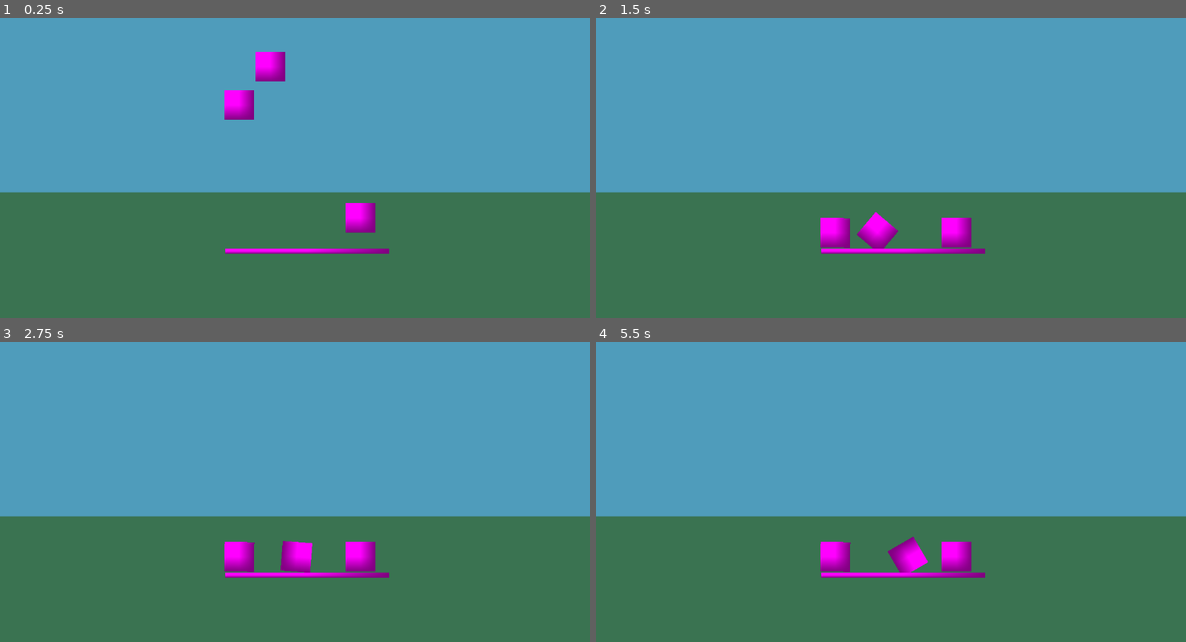
Above: before the commit, frames 1-4 (two rows, left to right).
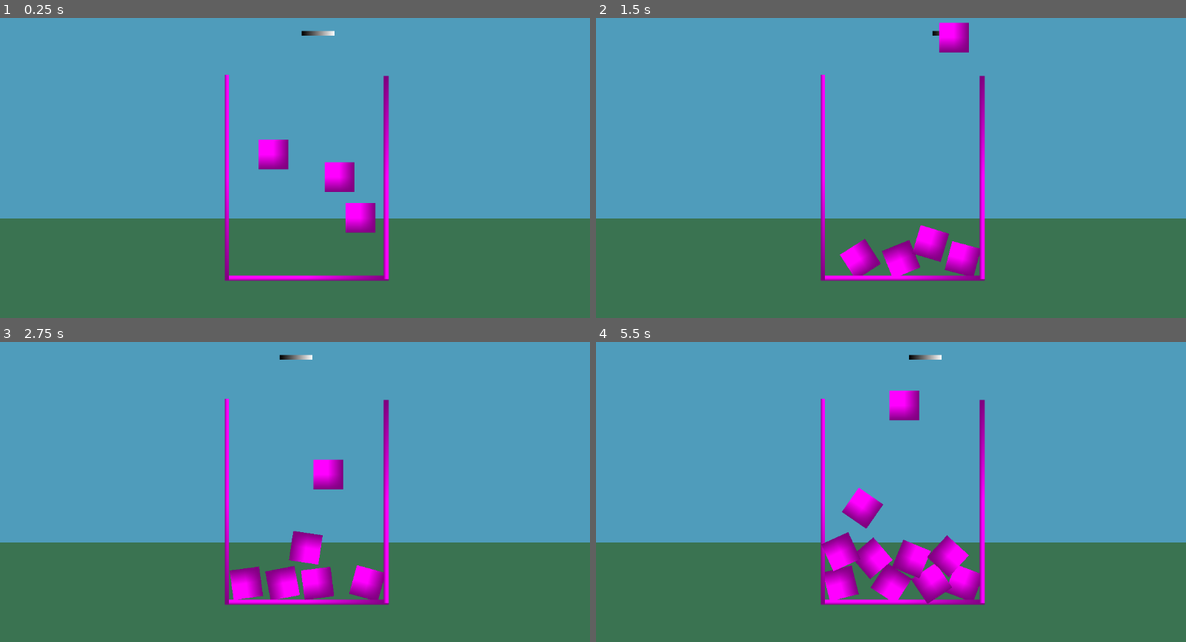
Above: after the commit, the same moments.

Repository: ClebMartin/GMTKGameJam2025
Game: Godot game, scene res://scenes/game.tscn
Same seed, same stepped clock (60 frames per second), same inputs: the game is played once before the commit and once after it.
Inputs:
- Up to frame 1 (0.25 s): no input
- Up to frame 2 (1.5 s): hold Space (drop, bound only after the commit) 0.53-1.28 s; tap Space (drop, bound only after the commit) at 1.35 s
- Up to frame 3 (2.75 s): hold Space (drop, bound only after the commit) from 2.03 s (still down)
- Up to frame 4 (5.5 s): release Space (drop, bound only after the commit) at 2.78 s; tap Space (drop, bound only after the commit) at 2.85, 4.35 s; hold Space (drop, bound only after the commit) 3.53-4.28 s; hold Space (drop, bound only after the commit) from 5.03 s (still down)

The runs differ from the first frame. In frame 1, 13% of the frame differs, in the area x 0-100%, y 4-88%; in frame 2, 14%; in frame 3, 14%; in frame 4, 15%.

Commit message:
Add Player Controller

Diff:
--- a/gmtk-game-jam-2025/project.godot
+++ b/gmtk-game-jam-2025/project.godot
@@ -14,3 +14,11 @@
 run/main_scene="uid://bpbhwm5mdm2e0"
 config/features=PackedStringArray("4.4", "Forward Plus")
 config/icon="res://icon.svg"
+
+[input]
+
+drop={
+"deadzone": 0.2,
+"events": [Object(InputEventKey,"resource_local_to_scene":false,"resource_name":"","device":-1,"window_id":0,"alt_pressed":false,"shift_pressed":false,"ctrl_pressed":false,"meta_pressed":false,"pressed":false,"keycode":0,"physical_keycode":32,"key_label":0,"unicode":32,"location":0,"echo":false,"script":null)
+]
+}
--- a/gmtk-game-jam-2025/scenes/basket.tscn
+++ b/gmtk-game-jam-2025/scenes/basket.tscn
@@ -1,9 +1,13 @@
-[gd_scene load_steps=3 format=3 uid="uid://igw3ym3x2ynf"]
+[gd_scene load_steps=4 format=3 uid="uid://igw3ym3x2ynf"]
 
 [sub_resource type="PlaceholderTexture2D" id="PlaceholderTexture2D_kcd6v"]
 
 [sub_resource type="SegmentShape2D" id="SegmentShape2D_yyrsc"]
 b = Vector2(312, 0)
+
+[sub_resource type="SegmentShape2D" id="SegmentShape2D_kcd6v"]
+a = Vector2(0, -99)
+b = Vector2(0, 289)
 
 [node name="Basket" type="StaticBody2D"]
 
@@ -13,5 +17,25 @@
 texture = SubResource("PlaceholderTexture2D_kcd6v")
 
 [node name="CollisionShape2D" type="CollisionShape2D" parent="."]
-position = Vector2(-152, 0)
+position = Vector2(-153, -1)
 shape = SubResource("SegmentShape2D_yyrsc")
+
+[node name="Sprite2D2" type="Sprite2D" parent="."]
+position = Vector2(-156, -192.29)
+rotation = 1.5708
+scale = Vector2(401.98, 8.90906)
+texture = SubResource("PlaceholderTexture2D_kcd6v")
+
+[node name="Sprite2D3" type="Sprite2D" parent="."]
+position = Vector2(155, -191.557)
+rotation = -3.14159
+scale = Vector2(10.4877, 397.973)
+texture = SubResource("PlaceholderTexture2D_kcd6v")
+
+[node name="CollisionShape2D2" type="CollisionShape2D" parent="."]
+position = Vector2(-152, -290)
+shape = SubResource("SegmentShape2D_kcd6v")
+
+[node name="CollisionShape2D3" type="CollisionShape2D" parent="."]
+position = Vector2(151, -291)
+shape = SubResource("SegmentShape2D_kcd6v")
--- a/gmtk-game-jam-2025/scenes/game.tscn
+++ b/gmtk-game-jam-2025/scenes/game.tscn
@@ -1,7 +1,46 @@
-[gd_scene load_steps=3 format=3 uid="uid://bpbhwm5mdm2e0"]
+[gd_scene load_steps=7 format=3 uid="uid://bpbhwm5mdm2e0"]
 
 [ext_resource type="PackedScene" uid="uid://1ihxbm3koeot" path="res://scenes/seed.tscn" id="1_uwrxv"]
 [ext_resource type="PackedScene" uid="uid://igw3ym3x2ynf" path="res://scenes/basket.tscn" id="2_yqjtg"]
+[ext_resource type="PackedScene" uid="uid://ckwxsg8n57wix" path="res://scenes/player.tscn" id="3_lnu2h"]
+
+[sub_resource type="Animation" id="Animation_lbhrr"]
+length = 0.001
+tracks/0/type = "value"
+tracks/0/imported = false
+tracks/0/enabled = true
+tracks/0/path = NodePath(".:position")
+tracks/0/interp = 1
+tracks/0/loop_wrap = true
+tracks/0/keys = {
+"times": PackedFloat32Array(0),
+"transitions": PackedFloat32Array(1),
+"update": 0,
+"values": [Vector2(479, 91)]
+}
+
+[sub_resource type="Animation" id="Animation_lnu2h"]
+resource_name = "moveHorizontal"
+length = 4.0
+loop_mode = 1
+tracks/0/type = "value"
+tracks/0/imported = false
+tracks/0/enabled = true
+tracks/0/path = NodePath(".:position")
+tracks/0/interp = 1
+tracks/0/loop_wrap = true
+tracks/0/keys = {
+"times": PackedFloat32Array(0, 1, 2, 3, 4),
+"transitions": PackedFloat32Array(1, 1, 1, 1, 1),
+"update": 0,
+"values": [Vector2(598, 91), Vector2(709, 91), Vector2(602, 91), Vector2(479, 91), Vector2(598, 91)]
+}
+
+[sub_resource type="AnimationLibrary" id="AnimationLibrary_iywne"]
+_data = {
+&"RESET": SubResource("Animation_lbhrr"),
+&"moveHorizontal": SubResource("Animation_lnu2h")
+}
 
 [node name="Main" type="Node2D"]
 
@@ -11,19 +50,29 @@
 color = Color(0.309804, 0.611765, 0.733333, 1)
 
 [node name="Green" type="ColorRect" parent="."]
-offset_top = 402.0
+offset_top = 453.0
 offset_right = 1152.0
-offset_bottom = 648.0
+offset_bottom = 653.0
 color = Color(0.227451, 0.45098, 0.317647, 1)
 
 [node name="Seed" parent="." instance=ExtResource("1_uwrxv")]
-position = Vector2(467, 203)
+position = Vector2(663, 344)
 
 [node name="Seed2" parent="." instance=ExtResource("1_uwrxv")]
-position = Vector2(528, 128)
+position = Vector2(534, 300)
 
 [node name="Seed3" parent="." instance=ExtResource("1_uwrxv")]
 position = Vector2(704, 424)
 
 [node name="Basket" parent="." instance=ExtResource("2_yqjtg")]
-position = Vector2(600, 512)
+position = Vector2(599, 565)
+
+[node name="Player" parent="." instance=ExtResource("3_lnu2h")]
+position = Vector2(479, 91)
+
+[node name="AnimationPlayer" type="AnimationPlayer" parent="Player"]
+libraries = {
+&"": SubResource("AnimationLibrary_iywne")
+}
+autoplay = "moveHorizontal"
+speed_scale = 0.8
--- /dev/null
+++ b/gmtk-game-jam-2025/scenes/player.gd
@@ -0,0 +1,10 @@
+extends Node2D
+
+@export var seed: PackedScene
+
+func _input(event):
+	# If "spacebar" is pressed (set in Project Settings > Input Map)
+	if event.is_action_pressed("drop"):
+		var new_seed_instance = seed.instantiate()
+		get_parent().add_child(new_seed_instance)
+		new_seed_instance.transform = self.global_transform
--- /dev/null
+++ b/gmtk-game-jam-2025/scenes/player.tscn
@@ -0,0 +1,18 @@
+[gd_scene load_steps=5 format=3 uid="uid://ckwxsg8n57wix"]
+
+[ext_resource type="Script" uid="uid://c1ixd77bw22cn" path="res://scenes/player.gd" id="1_3vyb7"]
+[ext_resource type="PackedScene" uid="uid://1ihxbm3koeot" path="res://scenes/seed.tscn" id="2_g2els"]
+
+[sub_resource type="Gradient" id="Gradient_u8vuu"]
+
+[sub_resource type="GradientTexture2D" id="GradientTexture2D_3vyb7"]
+gradient = SubResource("Gradient_u8vuu")
+
+[node name="Player" type="Node2D"]
+script = ExtResource("1_3vyb7")
+seed = ExtResource("2_g2els")
+
+[node name="Sprite2D" type="Sprite2D" parent="."]
+position = Vector2(1, 0)
+scale = Vector2(1, 0.140625)
+texture = SubResource("GradientTexture2D_3vyb7")
--- a/gmtk-game-jam-2025/scenes/seed.tscn
+++ b/gmtk-game-jam-2025/scenes/seed.tscn
@@ -1,4 +1,7 @@
-[gd_scene load_steps=3 format=3 uid="uid://1ihxbm3koeot"]
+[gd_scene load_steps=4 format=3 uid="uid://1ihxbm3koeot"]
+
+[sub_resource type="PhysicsMaterial" id="PhysicsMaterial_254dx"]
+bounce = 0.2
 
 [sub_resource type="PlaceholderTexture2D" id="PlaceholderTexture2D_4yn3a"]
 
@@ -6,6 +9,7 @@
 radius = 31.0161
 
 [node name="Seed" type="RigidBody2D"]
+physics_material_override = SubResource("PhysicsMaterial_254dx")
 
 [node name="Sprite2D" type="Sprite2D" parent="."]
 position = Vector2(0, 4.17233e-07)
Not shown, added: gmtk-game-jam-2025/scenes/player.gd.uid
